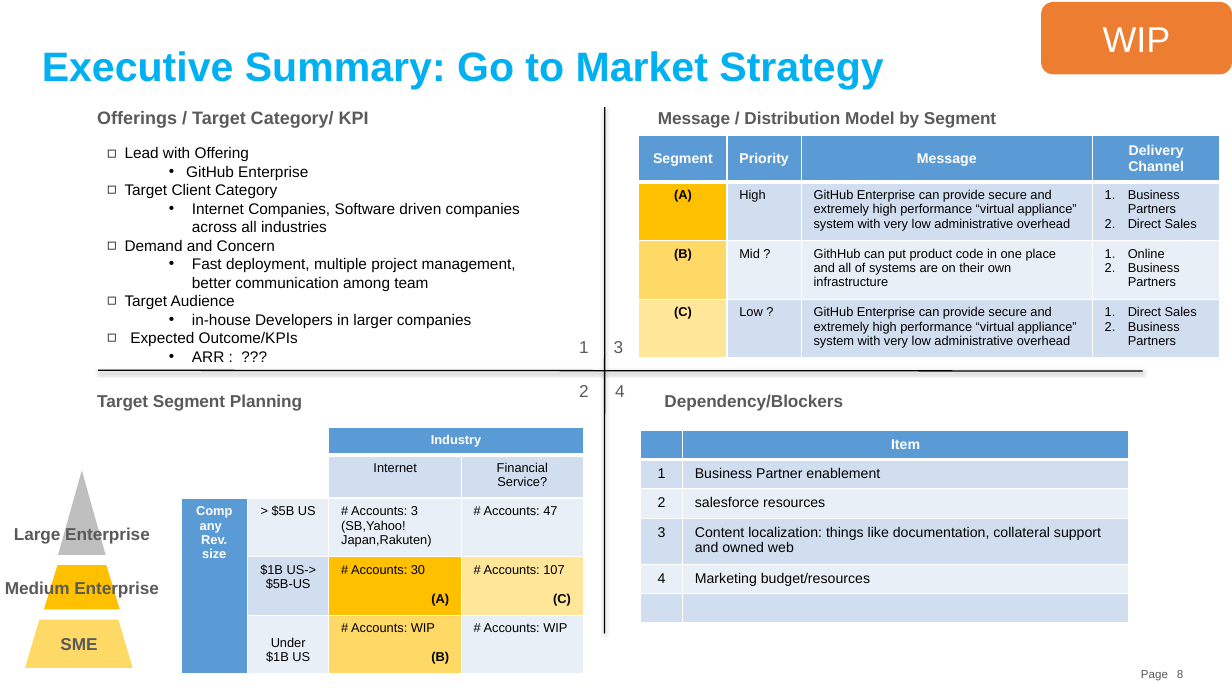
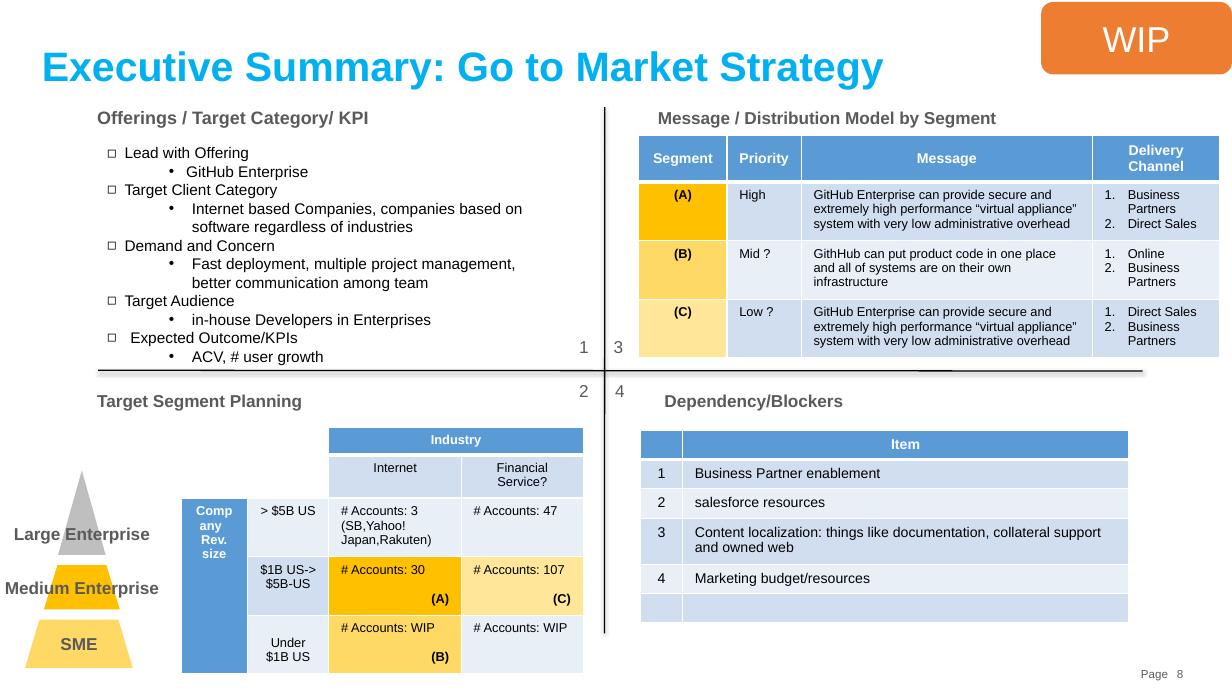
Before and after one commit to souebina/GitHub-Japan-Marketing-Plan, a slide deck: slide 8 of GitHub Japan Marketing Strategy.pptx. Drawn at 1232x693 pixels with LibreOffice and Linux fonts; fonts in the diff are those of the drawing. Boxes give left, top, right and bottom in pixels: in the first picture for what was removed or moved away, otherwise in the second. Text is boxed around its words. In the diff, an @@ line names an element or a change of style, - is before the commit and + after.

```diff
--- a/GitHub Japan Marketing Strategy.pptx
+++ b/GitHub Japan Marketing Strategy.pptx
@@ text at (x1=192, y1=203, x2=522, y2=235): text changed @@
-  • Internet Companies, Software driven companies across all industries
+  • Internet based Companies, companies based on software regardless of industries
@@ text at (x1=192, y1=314, x2=431, y2=328): text changed @@
-  • in-house Developers in larger companies
+  • in-house Developers in Enterprises
@@ text at (x1=192, y1=351, x2=324, y2=365): text changed @@
-  • ARR : ???
+  • ACV, # user growth
```
Also in this commit, not shown: 6 other slides changed.
